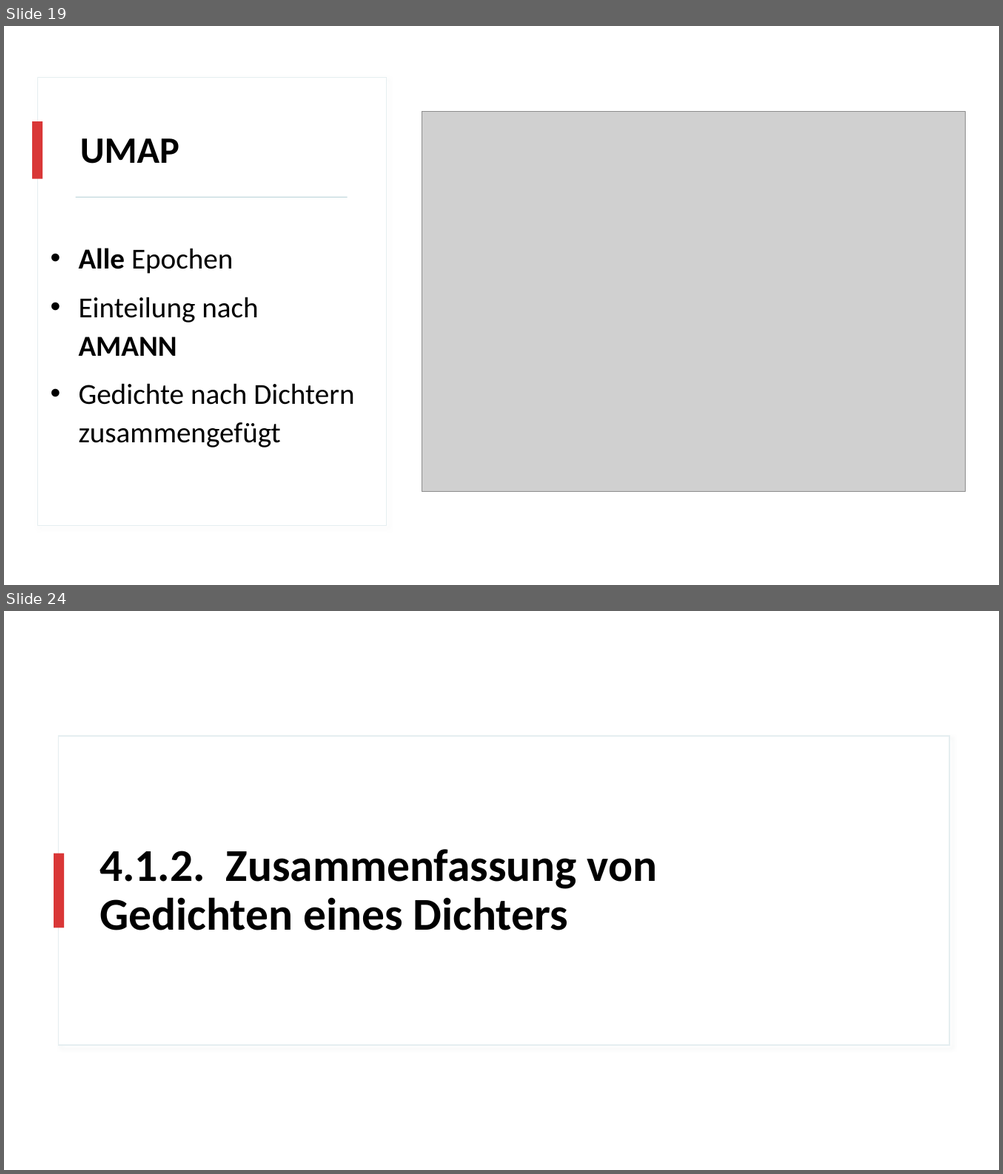
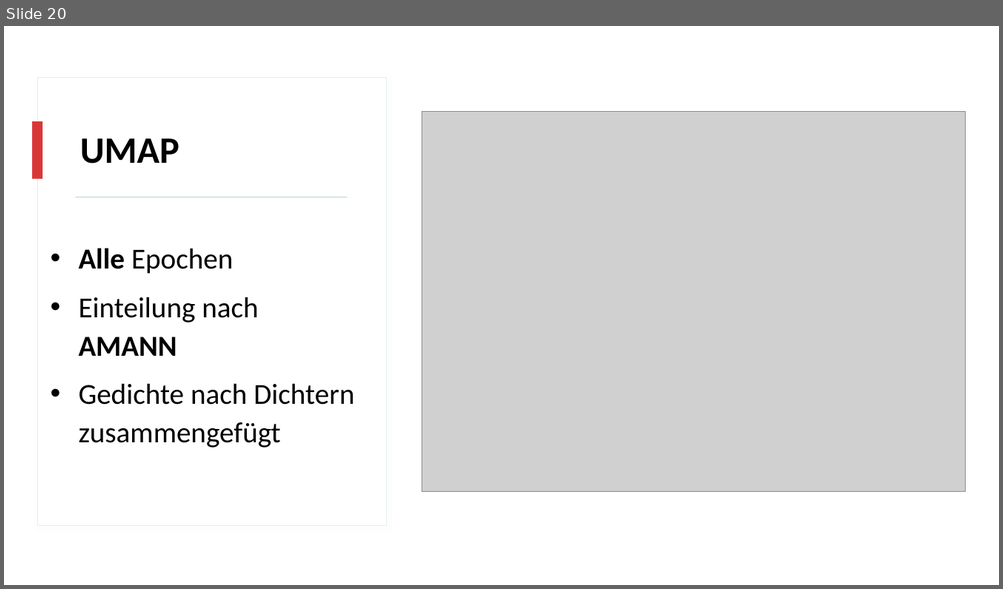
Before and after one commit to realjanpaulus/clusterpoems, a slide deck: presentation/clustering_presentation.pptx. Shown one above the other, each under a label of ours: slides 19 and 24 before the commit, slide 20 after it; the slides between them are not shown. The pictures are 1003x1174 and 1003x589 pixels, drawn with LibreOffice and Linux fonts; fonts in the diff are those of the drawing; grey boxes stand for pictures. Boxes give left, top, right and bottom in pixels: in the first picture for what was removed or moved away, otherwise in the second. Text is boxed around its words. In the diff, an @@ line names an element or a change of style, - is before the commit and + after.

```diff
--- a/presentation/clustering_presentation.pptx
+++ b/presentation/clustering_presentation.pptx
@@ slide 24 removed at [4,611,999,1170], background #FFFFFF @@
@@ rectangle removed at [59,736,949,1046] @@
@@ rectangle removed at [54,854,65,928] @@
@@ title removed at [99,849,657,931] @@
-4.1.2. Zusammenfassung von Gedichten eines Dichters
@@ what was slide 19 is now slide 20 @@
```
Also in this commit, not shown: 2 slides changed, 9 slides added, 3 other slides removed, 14 other files.
